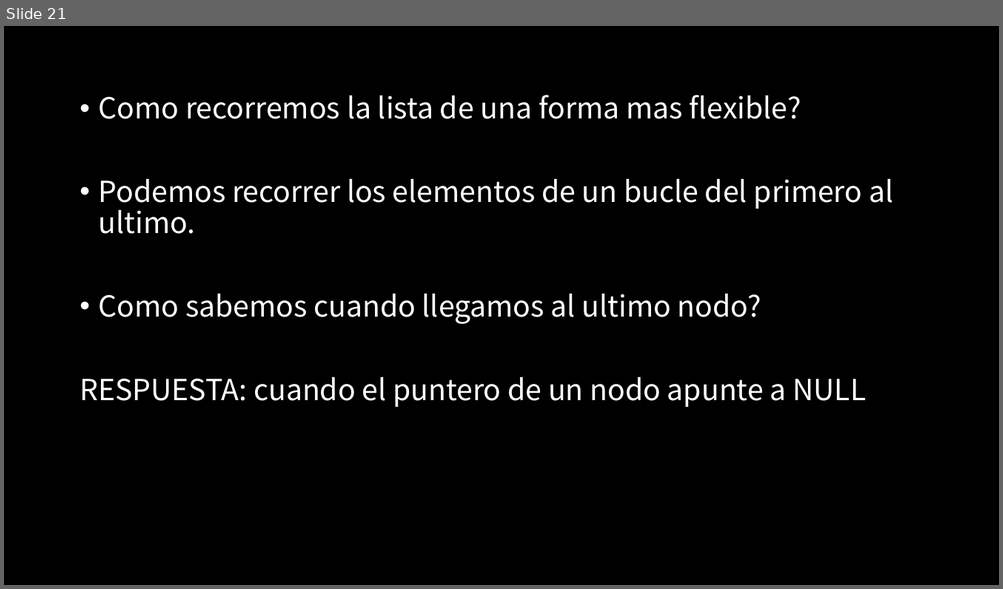
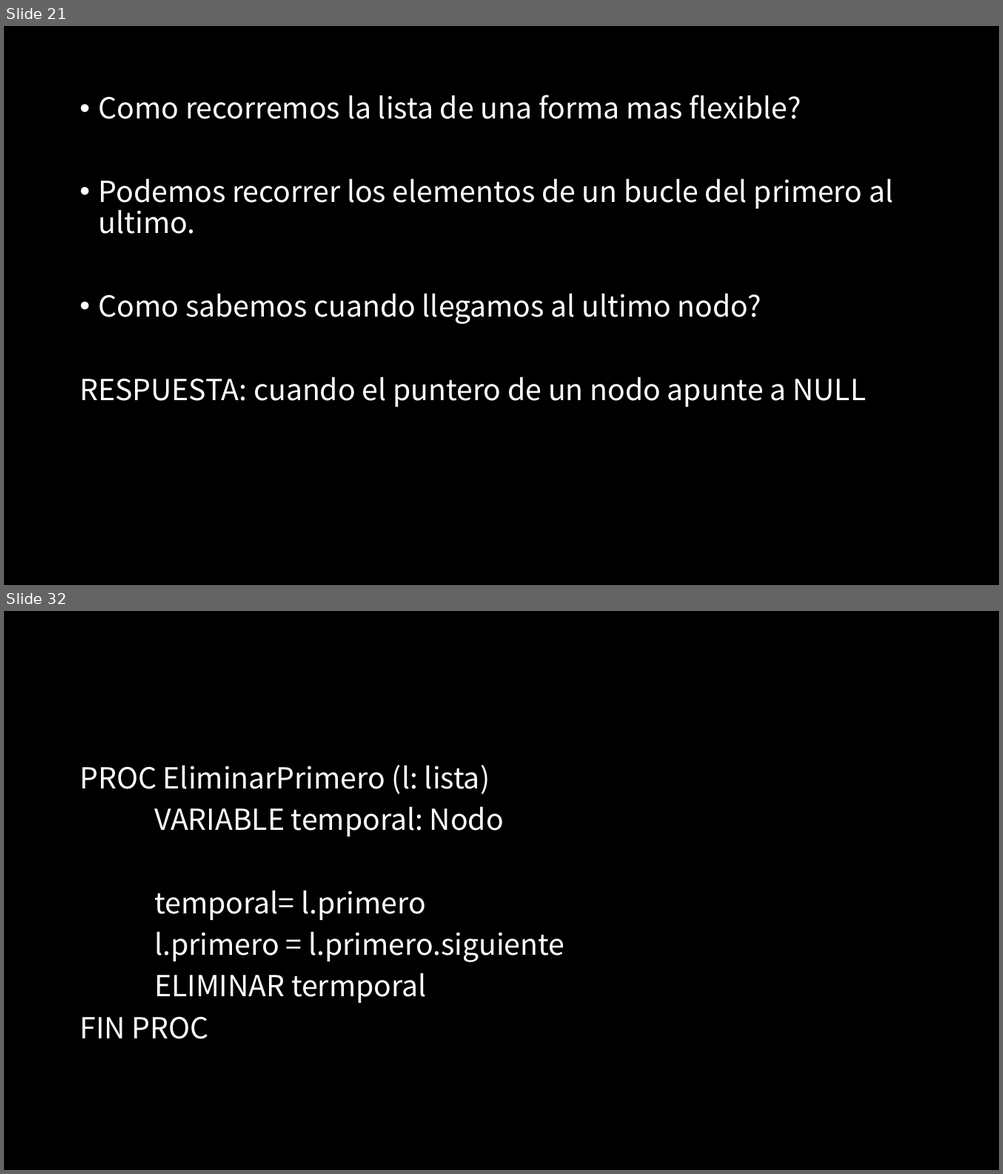
Before and after one commit to jcontrolresearch/DataStructure, a slide deck: Documents/Slides/Chapter_1-LinkedList/[1]Estructura de datos-Listas_enlazadas_intro.pptx. Shown one above the other, each under a label of ours: slide 21 before the commit, slides 21 and 32 after it; the slides between them are not shown. The pictures are 1003x589 and 1003x1174 pixels, drawn with LibreOffice and Linux fonts; fonts in the diff are those of the drawing. Boxes give left, top, right and bottom in pixels: in the first picture for what was removed or moved away, otherwise in the second. Text is boxed around its words. In the diff, an @@ line names an element or a change of style, - is before the commit and + after.

```diff
--- a/Documents/Slides/Chapter_1-LinkedList/[1]Estructura de datos-Listas_enlazadas_intro.pptx
+++ b/Documents/Slides/Chapter_1-LinkedList/[1]Estructura de datos-Listas_enlazadas_intro.pptx
@@ slide 32 added at [4, 611, 999, 1170], background #000000 @@
@@ text added at [79, 765, 564, 1039], 28 pt, text #FFFFFF @@
+PROC EliminarPrimero (l: lista)
+VARIABLE temporal: Nodo
+temporal= l.primero
+l.primero = l.primero.siguiente
+ELIMINAR termporal
+FIN PROC
```
Also in this commit, not shown: 15 other slides added, 5 other files.
